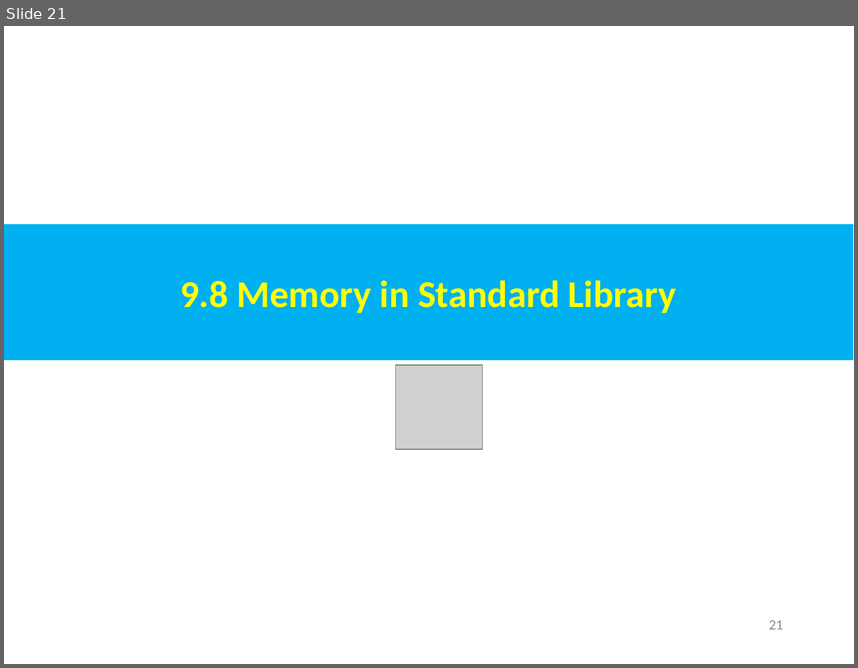
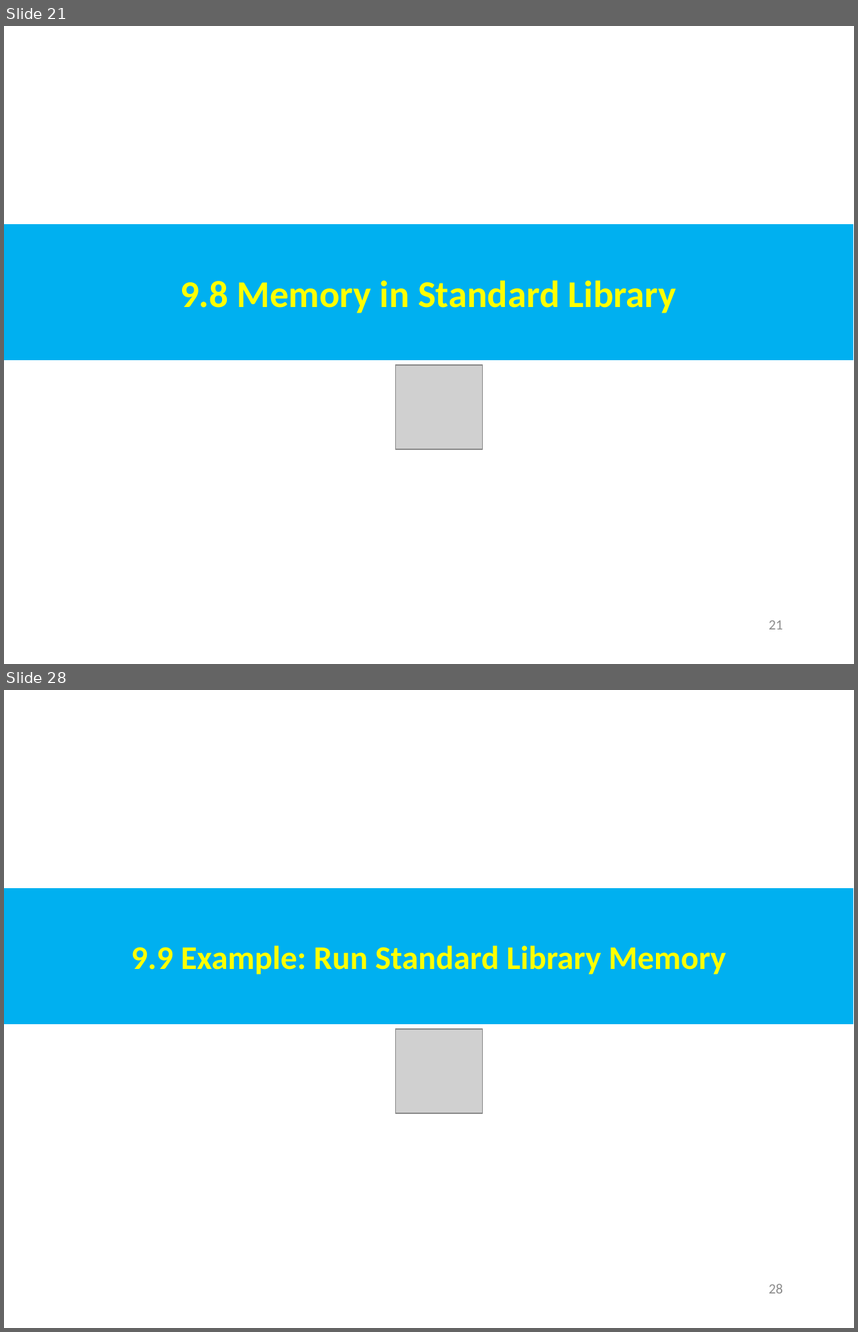
Before and after one commit to peterhchen/AIU_CS850_Gem5_McPAT, a slide deck: 050_Gem5/009.MemMod/000_Video/009.MemMod.ppt. Shown one above the other, each under a label of ours: slide 21 before the commit, slides 21 and 28 after it; the slides between them are not shown. The pictures are 858x668 and 858x1332 pixels, drawn with LibreOffice and Linux fonts; fonts in the diff are those of the drawing; grey boxes stand for pictures. Boxes give left, top, right and bottom in pixels: in the first picture for what was removed or moved away, otherwise in the second. Text is boxed around its words. In the diff, an @@ line names an element or a change of style, - is before the commit and + after.

```diff
--- a/050_Gem5/009.MemMod/000_Video/009.MemMod.ppt
+++ b/050_Gem5/009.MemMod/000_Video/009.MemMod.ppt
@@ slide 28 added at (4,690,854,1328), background #FFFFFF @@
@@ rectangle added at (4,888,853,1024), fill #00B0F0, 28 pt, text #FFFF00, bold @@
+9.9 Example: Run Standard Library Memory
@@ picture added at (396,1029,483,1114) @@
@@ page number added at (769,1283,783,1293), 12 pt, text #8B8B8B @@
+28
```
Also in this commit, not shown: 1 slide changed, 6 other slides added.
